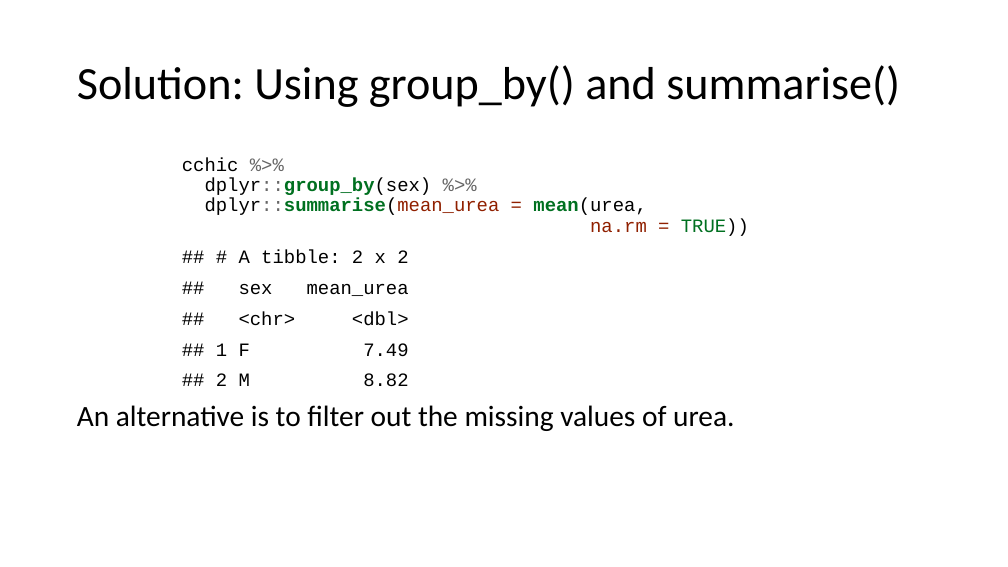
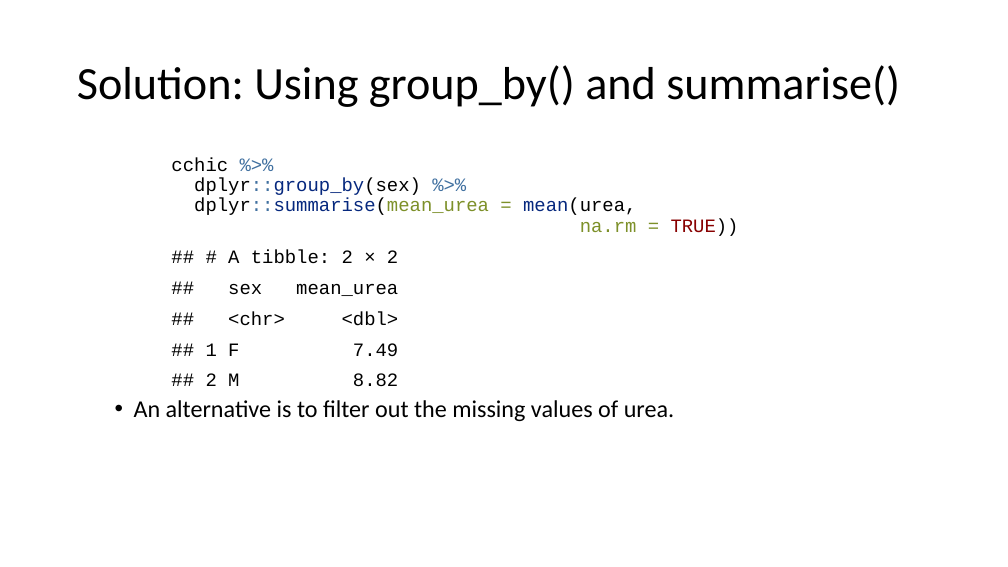
Before and after one commit to ClinicianCoders/ClinicianCoders, a slide deck: slide 19 of Workshops/Workshop4.pptx. Drawn at 1008x567 pixels with LibreOffice and Linux fonts; fonts in the diff are those of the drawing. Boxes give left, top, right and bottom in pixels: in the first picture for what was removed or moved away, otherwise in the second. Text is boxed around its words. In the diff, an @@ line names an element or a change of style, - is before the commit and + after.

Commit message:
Fix overly large code font size in recent knits
Prior to this commit, rekniting slides results in code chunk font sizes
larger than before, causing some sections to overflow off the slide.
This commit edits Images/template.pptx to restore formatting to as close
as possible the original look. This was done by editing the headings in
the Master Slide. The fix isn't perfect, notably whenever normal text is
used now with no heading at all, it is too small. As a result, I've
edited Rmd files where neccessary to ensure all normal text has bullets.
I then reknit all Rmd files with the new template and looked them over
to make sure nothing looks dodgy.

```diff
--- a/Workshops/Workshop4.pptx
+++ b/Workshops/Workshop4.pptx
@@ text at <box>134,157,739,421</box>: text colour #666666 to #4070A0 in "%>% dplyr::group_by(sex) %>% dplyr::summarise(mean_urea"; text colour #007020 to #06287E, bold off in "dplyr::group_by(sex) dplyr::summarise(mean_urea mean(urea,"; text colour #902000 to #7D9029 in "dplyr::summarise(mean_urea = na.rm ="; text colour #007020 to #880000 in "TRUE))"; size 28 to 23 pt in "An alternative is to filter out the ..."; indent changed; bullet none to •; list level 1 to 2 in "An alternative is to filter ..." @@
@@ text at <box>206,250,399,386</box>: text changed @@
-## # A tibble: 2 x 2
-## sex mean_urea
-## <chr> <dbl>
-## 1 F 7.49
-## 2 M 8.82
+## # A tibble: 2 × 2
+## sex mean_urea
+## <chr> <dbl>
+## 1 F 7.49
+## 2 M 8.82
```
Also in this commit, not shown: 33 other slides changed, 12 other files.
